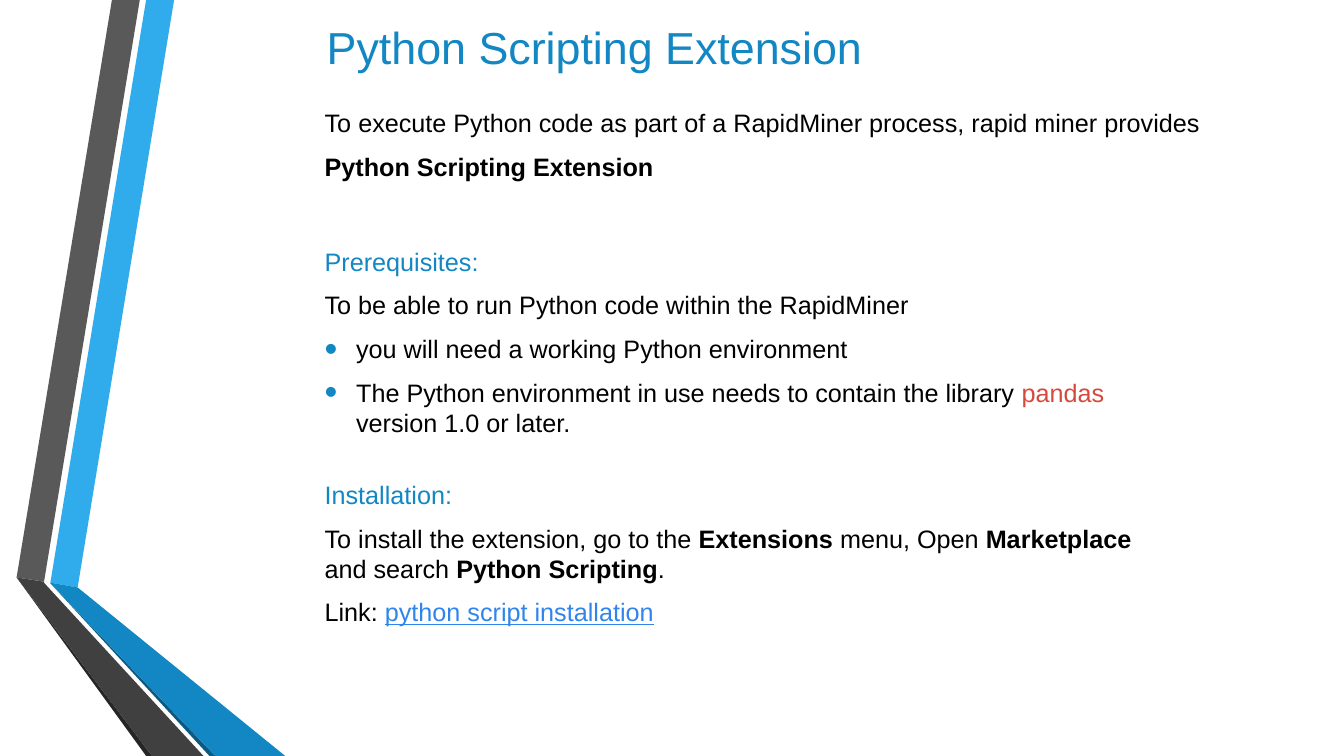
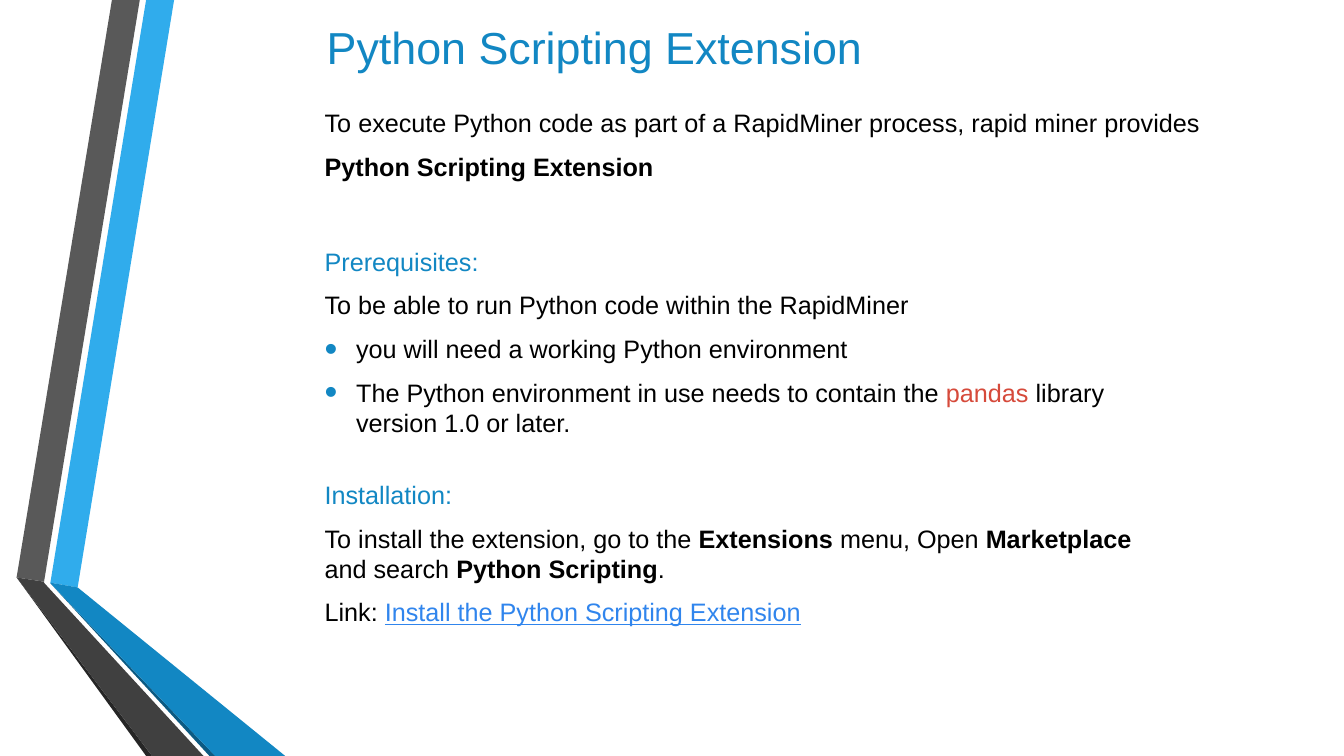
Before and after one commit to Huzefa-Mustafa/rapidminer-python, a slide deck: slide 3 of docs/Presentation_RapidMiner_Python.pptx. Drawn at 1344x756 pixels with LibreOffice and Linux fonts; fonts in the diff are those of the drawing; background and template pictures are left out. Boxes give left, top, right and bottom in pixels: in the first picture for what was removed or moved away, otherwise in the second. Text is boxed around its words. In the diff, an @@ line names an element or a change of style, - is before the commit and + after.

Commit message:
docs, scripts and ppt updated

```diff
--- a/docs/Presentation_RapidMiner_Python.pptx
+++ b/docs/Presentation_RapidMiner_Python.pptx
@@ text at (356, 383, 1105, 433): text changed @@
-• The Python environment in use needs to contain the library pandas version 1.0 or later.
+• The Python environment in use needs to contain the pandas library version 1.0 or later.
@@ text at (325, 602, 801, 627): text changed @@
-Link: python script installation
+Link: Install the Python Scripting Extension
```
Also in this commit, not shown: 3 other slides changed, 3 slides added, 1 slide removed, 8 other files.
